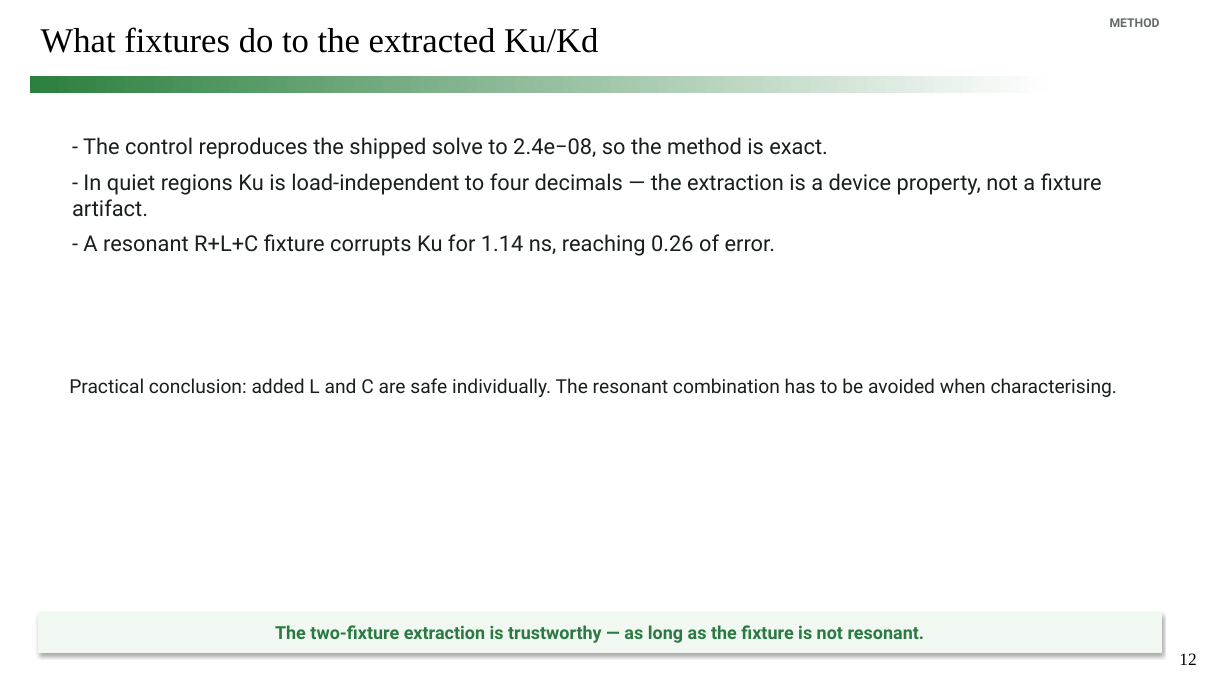
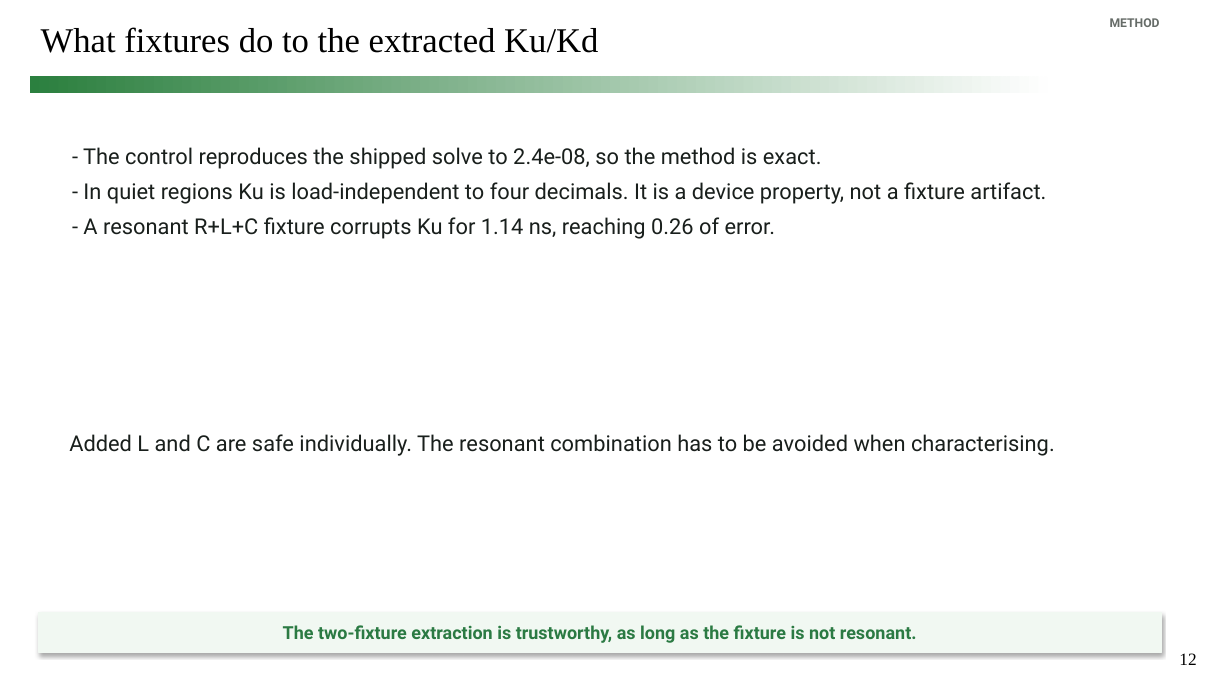
Before and after one commit to simon9721/ibis_comparison, a slide deck: slide 12 of results/meeting_deck_2026-09-04/ibis_pybis_status_2026-09-04.pptx. Drawn at 1232x693 pixels with LibreOffice and Linux fonts; fonts in the diff are those of the drawing. Boxes give left, top, right and bottom in pixels: in the first picture for what was removed or moved away, otherwise in the second. Text is boxed around its words. In the diff, an @@ line names an element or a change of style, - is before the commit and + after.

```diff
--- a/results/meeting_deck_2026-09-04/ibis_pybis_status_2026-09-04.pptx
+++ b/results/meeting_deck_2026-09-04/ibis_pybis_status_2026-09-04.pptx
@@ text "- The control reproduces the ..." moved from (x1=72, y1=137, x2=1102, y2=256) to (x1=83, y1=147, x2=1046, y2=239) @@
@@ text at (x1=83, y1=147, x2=1046, y2=204): text changed @@
-- The control reproduces the shipped solve to 2.4e−08, so the method is exact.
-- In quiet regions Ku is load-independent to four decimals — the extraction is a device property, not a fixture artifact.
+- The control reproduces the shipped solve to 2.4e-08, so the method is exact.
+- In quiet regions Ku is load-independent to four decimals. It is a device property, not a fixture artifact.
@@ text at (x1=69, y1=434, x2=1055, y2=456): text changed; size 15 to 17 pt @@
-Practical conclusion: added L and C are safe individually. The resonant combination has to be avoided when characterising.
+Added L and C are safe individually. The resonant combination has to be avoided when characterising.
@@ text in rectangle at (x1=283, y1=625, x2=917, y2=643): text changed @@
-The two-fixture extraction is trustworthy — as long as the fixture is not resonant.
+The two-fixture extraction is trustworthy, as long as the fixture is not resonant.
```
Also in this commit, not shown: 12 other slides changed, 2 slides added, 1 slide removed, 9 other files.
